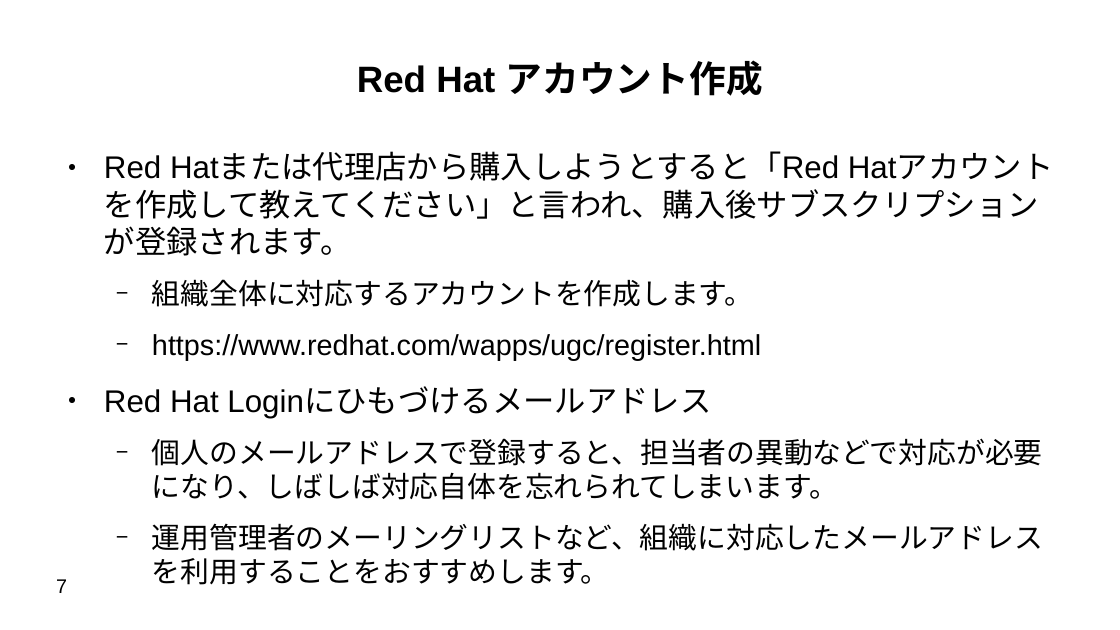
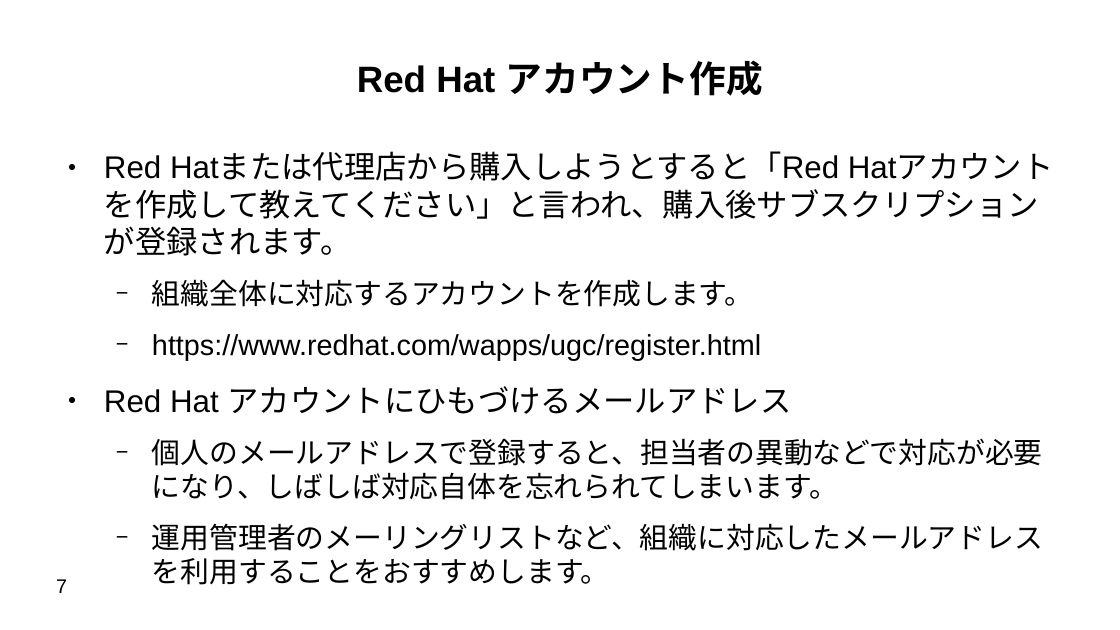
Before and after one commit to moriwaka/moriwaka.github.io, a slide deck: slide 7 of Presentation/RHEL/beginner/rhel-atfirst.odp. Drawn at 1120x630 pixels with LibreOffice and Linux fonts; fonts in the diff are those of the drawing. Boxes give left, top, right and bottom in pixels: in the first picture for what was removed or moved away, otherwise in the second. Text is boxed around its words. In the diff, an @@ line names an element or a change of style, - is before the commit and + after.

```diff
--- a/Presentation/RHEL/beginner/rhel-atfirst.odp
+++ b/Presentation/RHEL/beginner/rhel-atfirst.odp
@@ text at (104, 386, 792, 414): text changed @@
-● Red Hat Loginにひもづけるメールアドレス
+● Red Hat アカウントにひもづけるメールアドレス
```
Also in this commit, not shown: 6 other slides changed, 2 other files.
